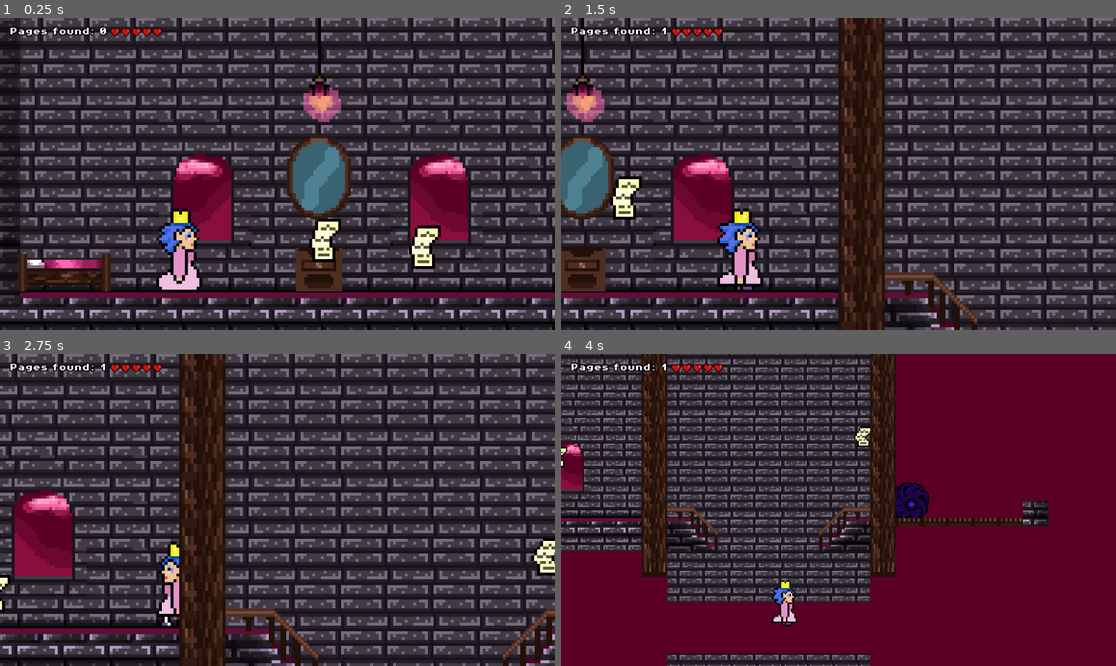
Above: before the commit, frames 1-4 (two rows, left to right).
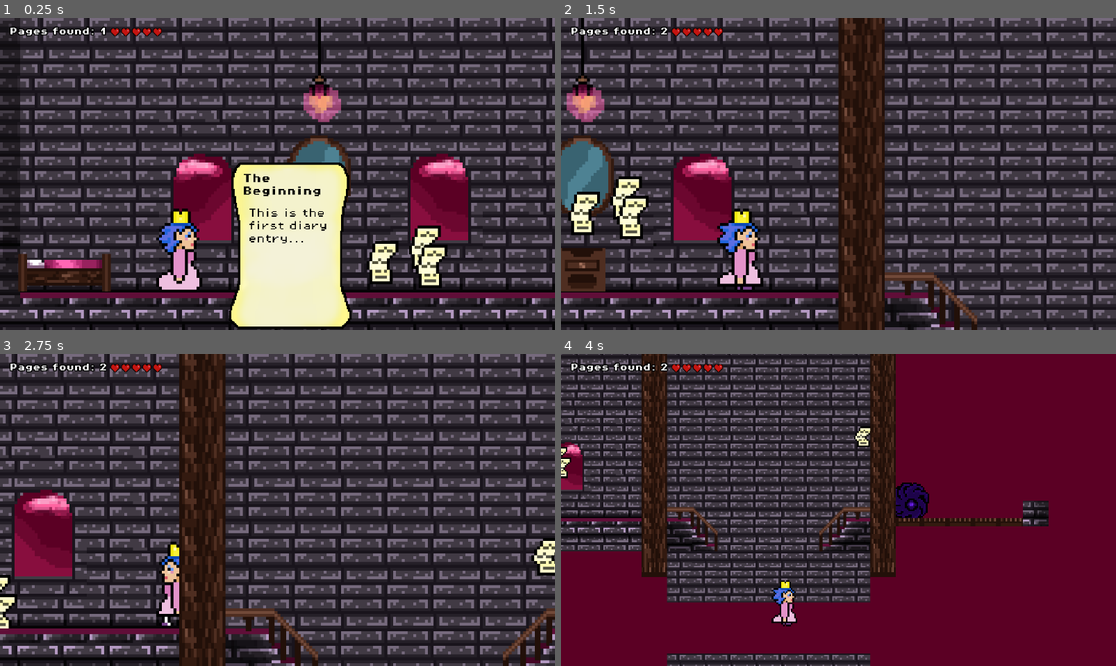
Above: after the commit, the same moments.

Repository: Gert1337/Game1
Game: Godot game, scene res://scenes/game.tscn
The game is run twice, just before and just after one commit, with the same random seed, the same clock (stepped at 60 frames per second) and the same inputs.
Inputs:
- Up to frame 1 (0.25 s): no input
- Up to frame 2 (1.5 s): hold Right (move_right) from 0.53 s (still down); tap C (CloseDiaryPage) at 0.6, 1.35 s; tap Space (jump) at 0.77 s
- Up to frame 3 (2.75 s): tap Space (jump) at 1.52 s; release Right (move_right) at 2.03 s; hold Left (move_left) from 2.03 s (still down); tap Z (shoot) at 2.1 s; tap C (CloseDiaryPage) at 2.3 s
- Up to frame 4 (4 s): release Left (move_left) at 2.78 s; hold Right (move_right) from 2.78 s (still down); tap C (CloseDiaryPage) at 2.85, 3.6 s; tap Space (jump) at 3.02, 3.77 s

The runs differ from the first frame. In frame 1, 11% of the frame differs, in the area x 17-81%, y 2-100%; in frame 2, 1.2%; in frame 3, 0.2%; in frame 4, 0.1%.

Commit message:
handles showing all the pages, and the indexing

Diff:
--- a/scenes/game.tscn
+++ b/scenes/game.tscn
@@ -312,4 +312,13 @@
 [node name="DiaryPage5" parent="." instance=ExtResource("10_vtaks")]
 position = Vector2(260.813, -13.3553)
 
+[node name="DiaryPage" parent="." instance=ExtResource("10_vtaks")]
+position = Vector2(-12.6733, 0.659111)
+
+[node name="DiaryPage2" parent="." instance=ExtResource("10_vtaks")]
+position = Vector2(54.1117, 4.83636)
+
+[node name="DiaryPage6" parent="." instance=ExtResource("10_vtaks")]
+position = Vector2(70.9991, 6.11088)
+
 [connection signal="body_exited" from="ZoomOut" to="ZoomOut" method="_on_body_exited"]
--- a/scripts/diary_dialog_control.gd
+++ b/scripts/diary_dialog_control.gd
@@ -2,7 +2,7 @@
 @onready var title1: Label = $PanelContainer/Titel
 @onready var text1: Label = $PanelContainer/Text
 
-signal note_dismissed
+
 
 
 # Called when the node enters the scene tree for the first time.
@@ -11,10 +11,12 @@
 
 
 func _process(delta: float) -> void:
-	if GameManager.showing_diary_page and Input.is_action_just_pressed("CloseDiaryPage"):
+	if  Input.is_action_just_pressed("CloseDiaryPage"):
 		print("c just pressed")
-		hide_note()
-		emit_signal("note_dismissed")
+		print(GameManager.showing_diary_page)
+		if GameManager.showing_diary_page:
+			hide_note()
+			GameManager.note_dismissed.emit()
 
 
 func show_note(title: String, note_text: String):
@@ -23,9 +25,11 @@
 		title1.text = title
 		text1.text = note_text
 		show()
+		GameManager.showing_diary_page = true
 
 
 
 func hide_note():
 	print("Hiding")
 	hide()
+	GameManager.showing_diary_page = false
--- a/scripts/diary_page.gd
+++ b/scripts/diary_page.gd
@@ -8,12 +8,16 @@
 	{"title": "The Beginning", "text": "This is the first diary entry..."},
 	{"title": "A New Discovery", "text": "The second note reveals more secrets..."},
 	{"title": "Dark Realizations", "text": "A third note, things are getting interesting..."},
+	{"title": "The Truth", "text": "The final note, everything makes sense now!"},
+	{"title": "The Truth", "text": "The final note, everything makes sense now!"},
 	{"title": "The Truth", "text": "The final note, everything makes sense now!"}
 ]
 func _ready() -> void:
 	picked_up = false
+	print("yrint to connect to ui note")
 	if note_ui:
-			note_ui.connect("note_dismissed", Callable(self, "_on_note_dismissed"))
+			print("connected to ui npte")
+			GameManager.note_dismissed.connect(_on_note_dismissed)
 
 func _on_body_entered(body: Node2D) -> void:
 	if picked_up:
@@ -28,7 +32,7 @@
 			GameManager.add_diary_page_to_log()
 
 		if note_ui and GameManager.diary_page_log < diary_notes.size():
-				var note = diary_notes[GameManager.diary_page_log - 1]
+				var note = diary_notes[GameManager.diary_page_index]
 				GameManager.add_diary_page_to_que(note)
 				GameManager.add_diary_page_to_storage(note)
 				print("Added note to queue:", note.title)
@@ -38,20 +42,19 @@
 			return
 
 func show_note():
-	if GameManager.queued_notes.size() > 0:
+	if GameManager.queued_notes.size() > 0 and not GameManager.showing_diary_page:
 		print("1qued:", GameManager.queued_notes)
 		var note = GameManager.get_next_note()
 		print("2qued:", GameManager.queued_notes)
 		print(" show first", note.title, GameManager.showing_diary_page)
 		note_ui.show_note(note["title"], note["text"])
-		GameManager.showing_diary_page = true
-		print("Show first node: quednotes:", GameManager.queued_notes)
+
+
 
 
 
 func _on_note_dismissed():
 	print("Note dismissed", GameManager.showing_diary_page)
-	GameManager.showing_diary_page = false
 	print(GameManager.queued_notes.size()," maybe no quesed")
 	if GameManager.queued_notes.size() > 0:
 		show_note()
--- a/scripts/game_manager.gd
+++ b/scripts/game_manager.gd
@@ -1,6 +1,7 @@
 extends CanvasLayer
 
 var diary_page_log = 0
+var diary_page_index = -1
 var showing_diary_page = false
 var queued_notes: Array = []
 var diary_entries_storage = []
@@ -10,6 +11,7 @@
 @export var heart_texture: Texture
 @onready var health_container: HBoxContainer = $HBoxContainer
 signal player_took_damage(damaging_object)
+signal note_dismissed
 
 
 func _ready():
@@ -22,6 +24,7 @@
 
 func reset_game_state():
 	diary_page_log = 0
+	diary_page_index = -1
 	diary_entries_storage.clear()
 	queued_notes.clear()
 	showing_diary_page = false
@@ -31,9 +34,12 @@
 	get_tree().reload_current_scene()
 
 func add_diary_page_to_log():
+	add_to_diary_index()
 	diary_page_log += 1
 	score_label.text ="Pages found: "  + str(diary_page_log)
 	print(diary_page_log)
+func add_to_diary_index():
+	diary_page_index += 1
 
 func add_diary_page_to_storage(note: Dictionary):
 	diary_entries_storage.append(note)
@@ -43,7 +49,7 @@
 	queued_notes.append(note)
 	print("Added note, in gamemanager:", note.title, "Queue size:", queued_notes.size())
 func get_next_note() -> Dictionary:
-	if queued_notes.size() > 0:
+	if queued_notes.size() > 0 and not showing_diary_page:
 		return queued_notes.pop_front()
 	return {}
 
